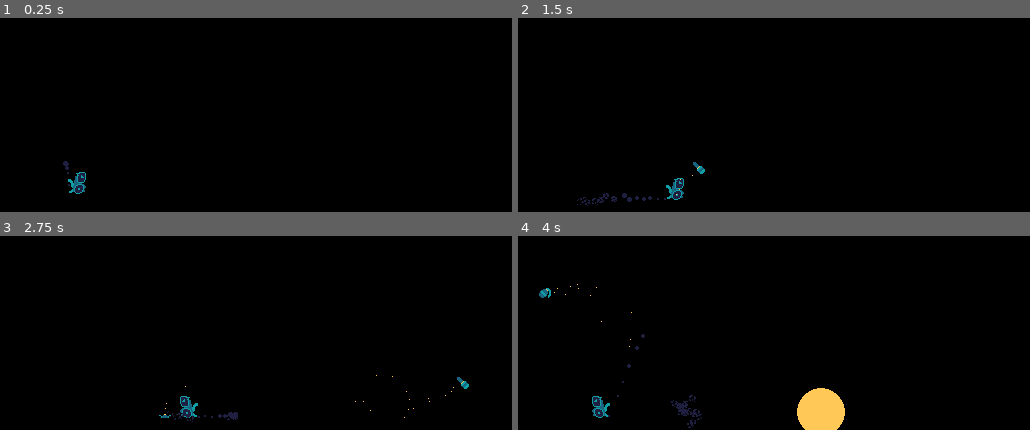
Above: before the commit, frames 1-4 (two rows, left to right).
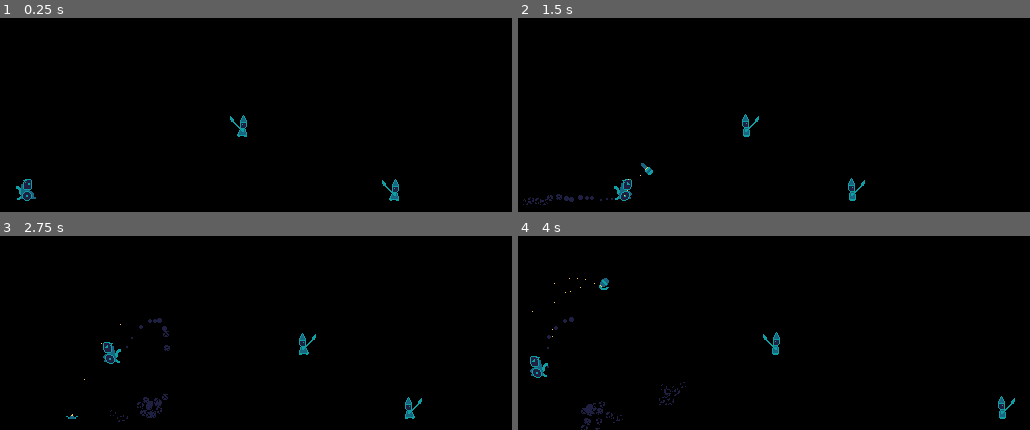
Above: after the commit, the same moments.

Repository: eldskald/acerola-jam-0
Game: Godot game, scene res://main.tscn
The game is run twice, just before and just after one commit, with the same random seed, the same clock (stepped at 60 frames per second) and the same inputs.
Inputs:
- Up to frame 1 (0.25 s): no input
- Up to frame 2 (1.5 s): hold S (look_down) 0.53-1.28 s; hold D (move_right) from 0.53 s (still down); tap K (throw_grenade) at 1.35 s
- Up to frame 3 (2.75 s): release D (move_right) at 2.03 s; hold A (move_left) from 2.03 s (still down); tap J (throw_mine) at 2.1 s
- Up to frame 4 (4 s): keep holding A (move_left); tap S (look_down) at 2.85 s; tap K (throw_grenade) at 3.6 s

The runs differ from the first frame. In frame 1, 0.9% of the frame differs, in the area x 3-78%, y 50-95%; in frame 2, 1.3%; in frame 3, 1.6%; in frame 4, 3.3%, in the area x 2-98%, y 21-100%.

Commit message:
Add ground enemies

Diff:
--- /dev/null
+++ b/project/enemies/grounded/enemy_grounded.gd
@@ -0,0 +1,54 @@
+class_name EnemyGrounded
+extends CharacterBody2D
+
+@export var speed: float
+@export var gravity: float
+@export var explosion_launch: Vector2
+
+@onready var _anim: AnimationPlayer = $"%AnimationPlayer"
+@onready var _sprite: Sprite2D = $"%Sprite2D"
+@onready var _left_edge_detector: Area2D = $"%EdgeDetectorLeft"
+@onready var _right_edge_detector: Area2D = $"%EdgeDetectorRight"
+
+var _is_dead: bool = false
+var _facing: float = 1.0
+
+
+func _ready():
+	_anim.play("moving")
+	velocity = Vector2(speed, 0.0)
+
+
+func _physics_process(delta):
+	if not _is_dead:
+		if (
+			is_on_wall()
+			or _left_edge_detector.get_overlapping_bodies().is_empty()
+			or _right_edge_detector.get_overlapping_bodies().is_empty()
+		):
+			_facing *= -1
+		_sprite.scale.x = _facing
+		velocity.x = _facing * speed
+		move_and_slide()
+	else:
+		velocity.y += gravity * delta
+		_sprite.scale.x = _facing
+		move_and_slide()
+		if is_on_floor():
+			queue_free()
+
+
+func _explode(explosion: Explosion):
+	if explosion.position.x - position.x <= 0.1:
+		velocity.x = explosion_launch.x * (-_facing)
+	else:
+		velocity.x = -explosion_launch.x * sign(explosion.position.x - position.x)
+	velocity.y = explosion_launch.y
+	_facing = sign(velocity.x)
+	_is_dead = true
+	_anim.play("dead")
+
+
+func _on_hurt_box_body_entered(body: Node2D):
+	if body is Player:
+		body.kill()
--- /dev/null
+++ b/project/enemies/grounded/enemy_grounded.tscn
@@ -0,0 +1,108 @@
+[gd_scene load_steps=9 format=3 uid="uid://4f1upelpcf60"]
+
+[ext_resource type="Texture2D" uid="uid://cp4nqn0f2dppk" path="res://assets/textures/enemies.png" id="1_fg8wd"]
+[ext_resource type="Script" path="res://enemies/grounded/enemy_grounded.gd" id="1_qqggr"]
+
+[sub_resource type="Animation" id="Animation_c82ba"]
+resource_name = "moving"
+length = 0.5
+loop_mode = 1
+step = 0.05
+tracks/0/type = "value"
+tracks/0/imported = false
+tracks/0/enabled = true
+tracks/0/path = NodePath("Sprite2D:frame")
+tracks/0/interp = 1
+tracks/0/loop_wrap = true
+tracks/0/keys = {
+"times": PackedFloat32Array(0, 0.25),
+"transitions": PackedFloat32Array(1, 1),
+"update": 1,
+"values": [0, 1]
+}
+
+[sub_resource type="Animation" id="Animation_xlrwu"]
+resource_name = "dead"
+length = 0.1
+tracks/0/type = "value"
+tracks/0/imported = false
+tracks/0/enabled = true
+tracks/0/path = NodePath("Sprite2D:frame")
+tracks/0/interp = 1
+tracks/0/loop_wrap = true
+tracks/0/keys = {
+"times": PackedFloat32Array(0),
+"transitions": PackedFloat32Array(1),
+"update": 1,
+"values": [4]
+}
+
+[sub_resource type="AnimationLibrary" id="AnimationLibrary_5im3p"]
+_data = {
+"dead": SubResource("Animation_xlrwu"),
+"moving": SubResource("Animation_c82ba")
+}
+
+[sub_resource type="RectangleShape2D" id="RectangleShape2D_wsmo5"]
+size = Vector2(10, 22)
+
+[sub_resource type="RectangleShape2D" id="RectangleShape2D_ji05h"]
+size = Vector2(17, 22)
+
+[sub_resource type="RectangleShape2D" id="RectangleShape2D_gstnf"]
+size = Vector2(1, 1)
+
+[node name="EnemyGrounded" type="CharacterBody2D"]
+collision_layer = 8
+collision_mask = 2
+script = ExtResource("1_qqggr")
+speed = 60.0
+gravity = 800.0
+explosion_launch = Vector2(400, -400)
+
+[node name="AnimationPlayer" type="AnimationPlayer" parent="."]
+unique_name_in_owner = true
+libraries = {
+"": SubResource("AnimationLibrary_5im3p")
+}
+
+[node name="Sprite2D" type="Sprite2D" parent="."]
+unique_name_in_owner = true
+texture = ExtResource("1_fg8wd")
+hframes = 5
+
+[node name="CollisionShape2D" type="CollisionShape2D" parent="."]
+position = Vector2(-1, 1)
+shape = SubResource("RectangleShape2D_wsmo5")
+
+[node name="HurtBox" type="Area2D" parent="."]
+collision_layer = 0
+metadata/_edit_group_ = true
+
+[node name="CollisionShape2D" type="CollisionShape2D" parent="HurtBox"]
+position = Vector2(2.5, 1)
+shape = SubResource("RectangleShape2D_ji05h")
+
+[node name="EdgeDetectorLeft" type="Area2D" parent="."]
+unique_name_in_owner = true
+position = Vector2(-7, 12)
+collision_layer = 0
+collision_mask = 2
+metadata/_edit_group_ = true
+
+[node name="CollisionShape2D" type="CollisionShape2D" parent="EdgeDetectorLeft"]
+position = Vector2(0.5, 0.5)
+shape = SubResource("RectangleShape2D_gstnf")
+
+[node name="EdgeDetectorRight" type="Area2D" parent="."]
+unique_name_in_owner = true
+position = Vector2(4, 12)
+collision_layer = 0
+collision_mask = 2
+metadata/_edit_group_ = true
+
+[node name="CollisionShape2D" type="CollisionShape2D" parent="EdgeDetectorRight"]
+position = Vector2(0.5, 0.5)
+shape = SubResource("RectangleShape2D_gstnf")
+
+[connection signal="body_entered" from="HurtBox" to="." method="_on_hurt_box_body_entered"]
--- a/project/explosion/explosion.tscn
+++ b/project/explosion/explosion.tscn
@@ -132,7 +132,7 @@
 
 [node name="Explosion" type="Area2D"]
 collision_layer = 0
-collision_mask = 5
+collision_mask = 13
 script = ExtResource("1_7xp12")
 
 [node name="Particles1" type="GPUParticles2D" parent="."]
--- a/project/explosives/grenade/grenade.tscn
+++ b/project/explosives/grenade/grenade.tscn
@@ -62,7 +62,7 @@
 
 [node name="Area2D" type="Area2D" parent="."]
 collision_layer = 0
-collision_mask = 5
+collision_mask = 13
 
 [node name="CollisionShape2D" type="CollisionShape2D" parent="Area2D"]
 shape = SubResource("RectangleShape2D_cgl3k")
--- a/project/explosives/mine/mine.tscn
+++ b/project/explosives/mine/mine.tscn
@@ -41,7 +41,7 @@
 
 [node name="Area2D" type="Area2D" parent="."]
 collision_layer = 0
-collision_mask = 5
+collision_mask = 13
 
 [node name="CollisionShape2D" type="CollisionShape2D" parent="Area2D"]
 shape = SubResource("RectangleShape2D_g65f1")
--- a/project/main.tscn
+++ b/project/main.tscn
@@ -1,6 +1,7 @@
-[gd_scene load_steps=3 format=3 uid="uid://dml3llbnqb5fy"]
+[gd_scene load_steps=4 format=3 uid="uid://dml3llbnqb5fy"]
 
 [ext_resource type="PackedScene" uid="uid://hlnkxvygwtqj" path="res://player/player.tscn" id="2_jswne"]
+[ext_resource type="PackedScene" uid="uid://4f1upelpcf60" path="res://enemies/grounded/enemy_grounded.tscn" id="2_umkfx"]
 
 [sub_resource type="RectangleShape2D" id="RectangleShape2D_q740d"]
 size = Vector2(128, 128)
@@ -8,7 +9,7 @@
 [node name="Main" type="Node2D" groups=["level"]]
 
 [node name="StaticBody2D" type="StaticBody2D" parent="."]
-position = Vector2(498, 330)
+position = Vector2(498, 330.5)
 scale = Vector2(8.70445, 0.835728)
 collision_layer = 2
 collision_mask = 0
@@ -47,5 +48,20 @@
 [node name="CollisionShape2D" type="CollisionShape2D" parent="StaticBody2D3"]
 shape = SubResource("RectangleShape2D_q740d")
 
+[node name="StaticBody2D5" type="StaticBody2D" parent="."]
+position = Vector2(257, 277)
+collision_layer = 2
+collision_mask = 0
+metadata/_edit_group_ = true
+
+[node name="CollisionShape2D" type="CollisionShape2D" parent="StaticBody2D5"]
+shape = SubResource("RectangleShape2D_q740d")
+
 [node name="Player" parent="." instance=ExtResource("2_jswne")]
-position = Vector2(78, 231)
+position = Vector2(26, 265)
+
+[node name="EnemyGrounded" parent="." instance=ExtResource("2_umkfx")]
+position = Vector2(256, 201)
+
+[node name="EnemyGrounded2" parent="." instance=ExtResource("2_umkfx")]
+position = Vector2(408, 265)
--- a/project/player/player.gd
+++ b/project/player/player.gd
@@ -47,6 +47,10 @@
 
 func get_state() -> State:
 	return _state
+
+
+func kill() -> void:
+	print("you died")
 
 
 func _set_state(new_state: State) -> void:
Binary file changed: project/assets/textures/enemies.png
